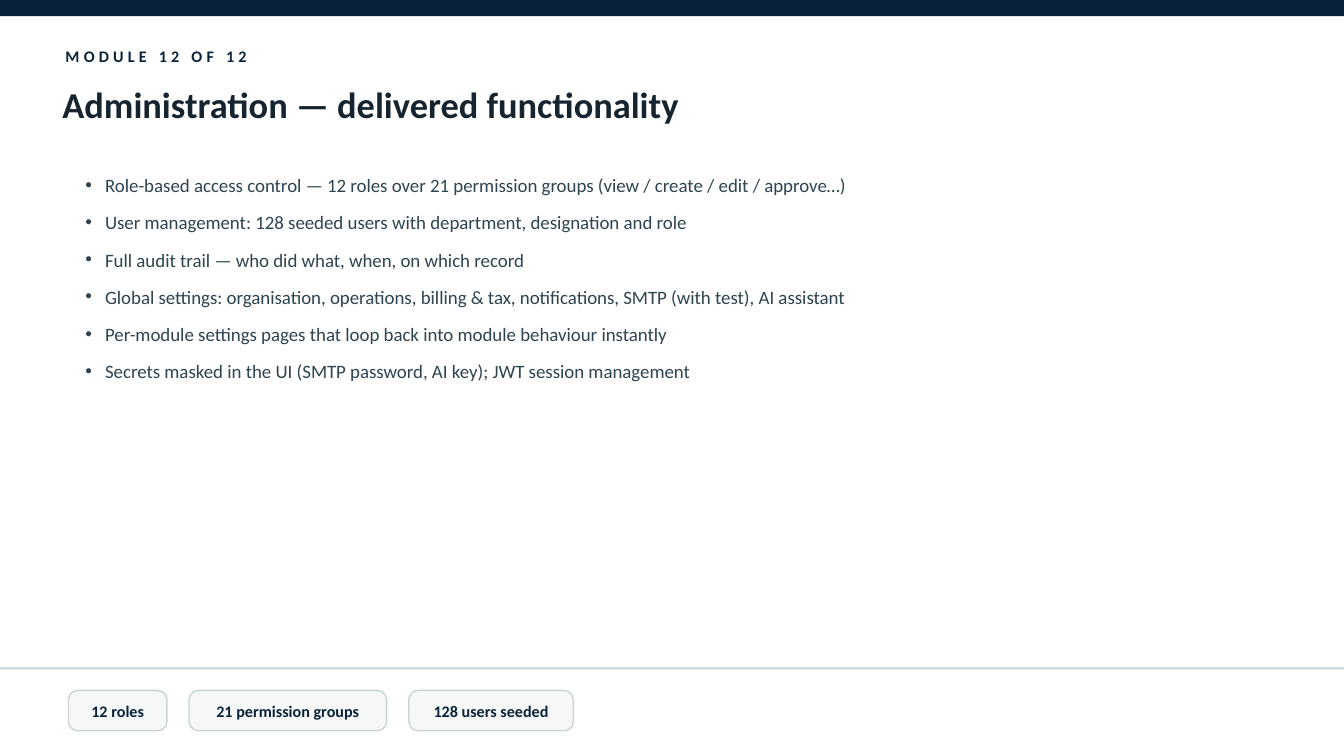
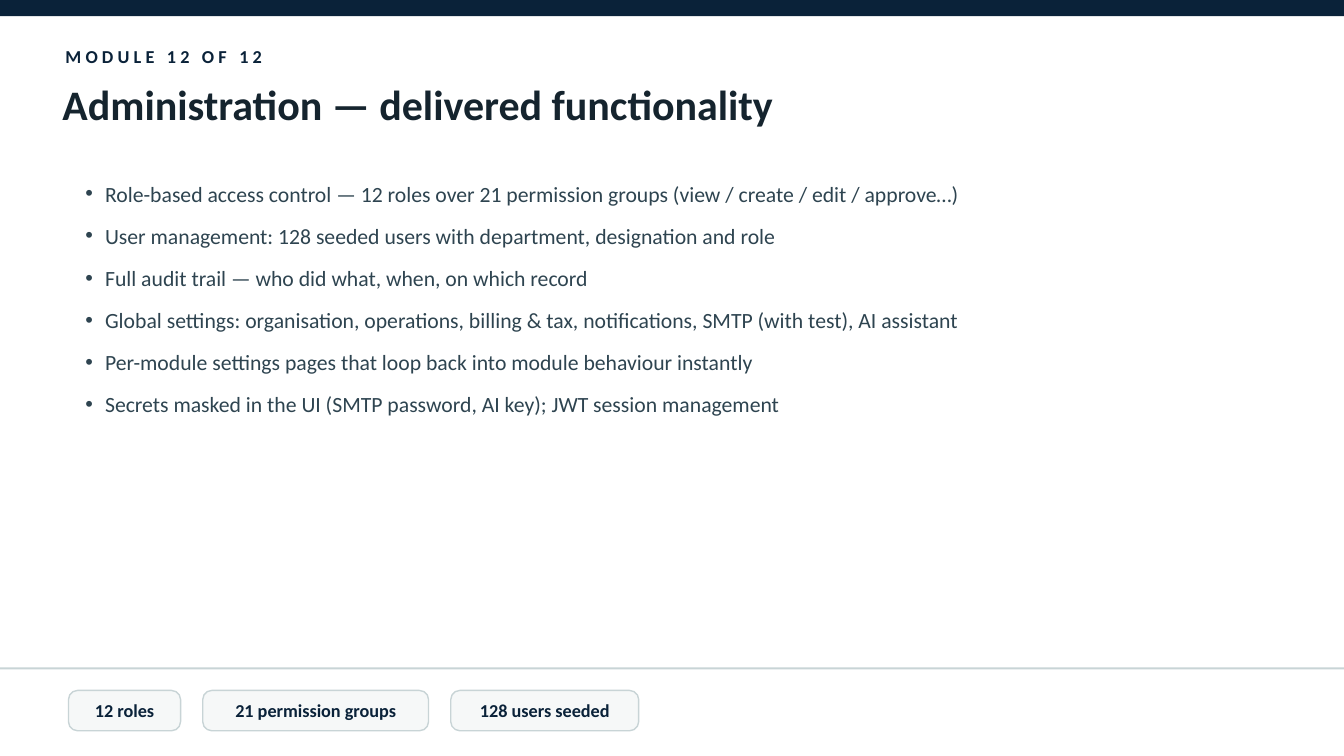
Before and after one commit to mobiliseapplabllp/maritime-project-presentation, a slide deck: slide 26 of dist/mundra-portal-project-presentation.pptx. Drawn at 1344x756 pixels with LibreOffice and Linux fonts; fonts in the diff are those of the drawing. Boxes give left, top, right and bottom in pixels: in the first picture for what was removed or moved away, otherwise in the second. Text is boxed around its words. In the diff, an @@ line names an element or a change of style, - is before the commit and + after.

```diff
--- a/dist/mundra-portal-project-presentation.pptx
+++ b/dist/mundra-portal-project-presentation.pptx
@@ text "Administration — delivered functionality" at (x1=62, y1=90, x2=773, y2=127): size 26 to 30 pt @@
@@ text "Role-based access control — 12 ..." at (x1=105, y1=186, x2=959, y2=416): size 13.5 to 15.5 pt; more space between paragraphs @@
@@ rounded rectangle "12 roles" resized from (x1=69, y1=691, x2=167, y2=731) to (x1=69, y1=691, x2=180, y2=731) @@
@@ rounded rectangle "21 permission groups" resized from (x1=190, y1=691, x2=387, y2=731) to (x1=203, y1=691, x2=429, y2=731) @@
@@ size 11.5 to 13 pt in 4 elements at (x1=65, y1=51, x2=262, y2=63), (x1=69, y1=691, x2=180, y2=731), (x1=203, y1=691, x2=429, y2=731), (x1=451, y1=691, x2=638, y2=731) @@
@@ rounded rectangle "128 users seeded" resized from (x1=409, y1=691, x2=574, y2=731) to (x1=451, y1=691, x2=638, y2=731) @@
```
Also in this commit, not shown: 31 other slides changed, 3 other files.
